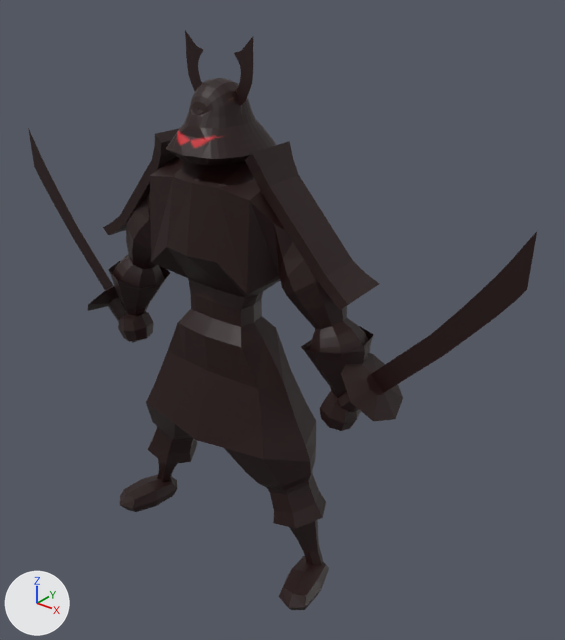
An edit to the Blender file Blender/Modèle/Personnages/Samourai/samourai.blend, drawn before and after from the same camera.
Rendered twice from a 50 mm lens placed at (9.08, -9.42, 5.54), pointed at (0.84, 0.88, -0.84). Every picture has the same lights, and +X, +Y and +Z are marked at lower left.

Before the edit, the objects in view are built like this:
```python
me_cube_001 = bpy.data.meshes.new('Cube.001')
me_cube_001.from_pydata(...)  # 332 vertices, 301 faces; spans x 0.0..3.04, y -1.54..0.53, z -4.34..4.19
me_cube_001.materials.append(mat_samourai_jpg_001)  # picture img_samourai_jpg_001
me_cylinder_000 = bpy.data.meshes.new('Cylinder.000')
me_cylinder_000.from_pydata(...)  # 47 vertices, 33 faces; spans x -1.43..1.8, y -1.01..0.29, z -1.01..3.11
me_cylinder_000.materials.append(mat_samourai_jpg_001)  # picture img_samourai_jpg_001
me_cylinder_006 = bpy.data.meshes.new('Cylinder.006')
me_cylinder_006.from_pydata(...)  # 47 vertices, 33 faces; spans x -2.24..0.99, y -1.02..0.28, z -1.01..3.11
me_cylinder_006.materials.append(mat_samourai_jpg_001)  # picture img_samourai_jpg_001
me_sphere = bpy.data.meshes.new('Sphere')
me_sphere.from_pydata(...)  # 159 vertices, 133 faces; spans x 0.0..0.82, y -0.9..0.81, z -0.9..1.08
me_sphere.materials.append(mat_samourai_jpg_001)  # picture img_samourai_jpg_001
ob_cube = bpy.data.objects.new('Cube', me_cube_001)
ob_cube.location = (0.0, 0.67, -1.64)
_m = ob_cube.modifiers.new('Mirror', 'MIRROR')
_m.use_clip = True
ob_cylinder_001 = bpy.data.objects.new('Cylinder.001', me_cylinder_000)
ob_cylinder_001.location = (3.8, 0.6, -0.98)
ob_cylinder_002 = bpy.data.objects.new('Cylinder.002', me_cylinder_006)
ob_cylinder_002.location = (-3.34, 0.6, -1.13)
ob_sphere = bpy.data.objects.new('Sphere', me_sphere)
ob_sphere.location = (0.0, 0.26, 3.14)
_m = ob_sphere.modifiers.new('Mirror', 'MIRROR')
_m.use_clip = True
```
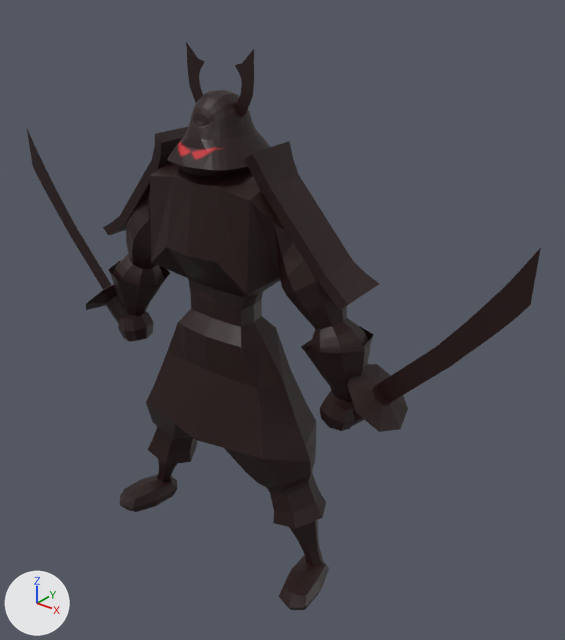
Commit message: re-mise a jour samourai

Where the newer file only moved an object's origin or applied its transform, the numbers keep the older frame.

What differs and where, as boxes (x1, y1, x2, y2) in the pictures (565 x 640 px):
'Cylinder.001', moved
    before: (337, 232, 537, 421)
    after: (347, 248, 541, 432)
'Sphere', reshaped, moved, modifiers changed (6% narrower)
    before: (166, 30, 276, 166)
    after: (167, 42, 270, 177)
'Cylinder.002', moved
    before: (28, 128, 136, 343)
    after: (27, 129, 132, 342)

The change in detail:
me_cylinder_000 has 47 vertices, 33 faces and spans x -1.43..1.8, y -1.01..0.29, z -1.01..3.11.
me_cylinder_000 is used by ob_cylinder_001; location (3.8, 0.6, -0.98).
me_cylinder_000 part 1: the whole mesh is moved by (0.22, 0.36, -0.27).
me_cylinder_006 has 47 vertices, 33 faces and spans x -2.24..0.99, y -1.02..0.28, z -1.01..3.11.
me_cylinder_006 is used by ob_cylinder_002; location (-3.34, 0.6, -1.13).
me_cylinder_006 part 2: the whole mesh is moved by (0.22, 0.36, -0.27).
me_sphere is used by ob_sphere; location (0.0, 0.26, 3.14).
me_sphere had 159 vertices, 133 faces and spanned x 0.0..0.82, y -0.9..0.81, z -0.9..1.08.
me_sphere now has 291 vertices, 264 faces and spans x -0.82..0.82, y -0.89..0.82, z -0.75..1.23.
me_sphere part 3: 159 vertices removed from x 0.0..0.82, y -0.9..0.81, z -0.9..1.08; 291 vertices added at x -0.82..0.82, y -0.89..0.82, z -0.75..1.23.
Object 'Cylinder.001' (ob_cylinder_001) moves from (3.8, 0.6, -0.98) to (3.6, 0.39, -0.98).
Object 'Cylinder.002' (ob_cylinder_002) moves from (-3.34, 0.6, -1.13) to (-3.64, 0.25, -0.87).
Object 'Sphere' (ob_sphere) loses its MIRROR modifier named 'Mirror'.
Modifier setting removed (it was use_clip = True).
Object 'Sphere' (ob_sphere) moves from (0.0, 0.26, 3.14) to (0.0, 0.26, 2.8).
